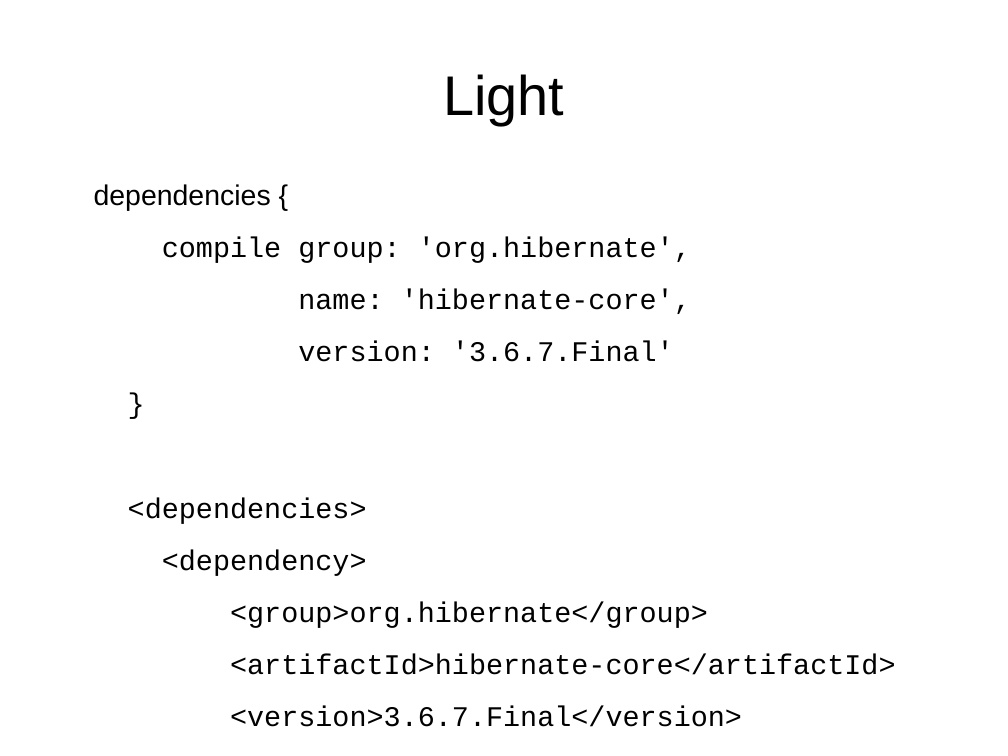
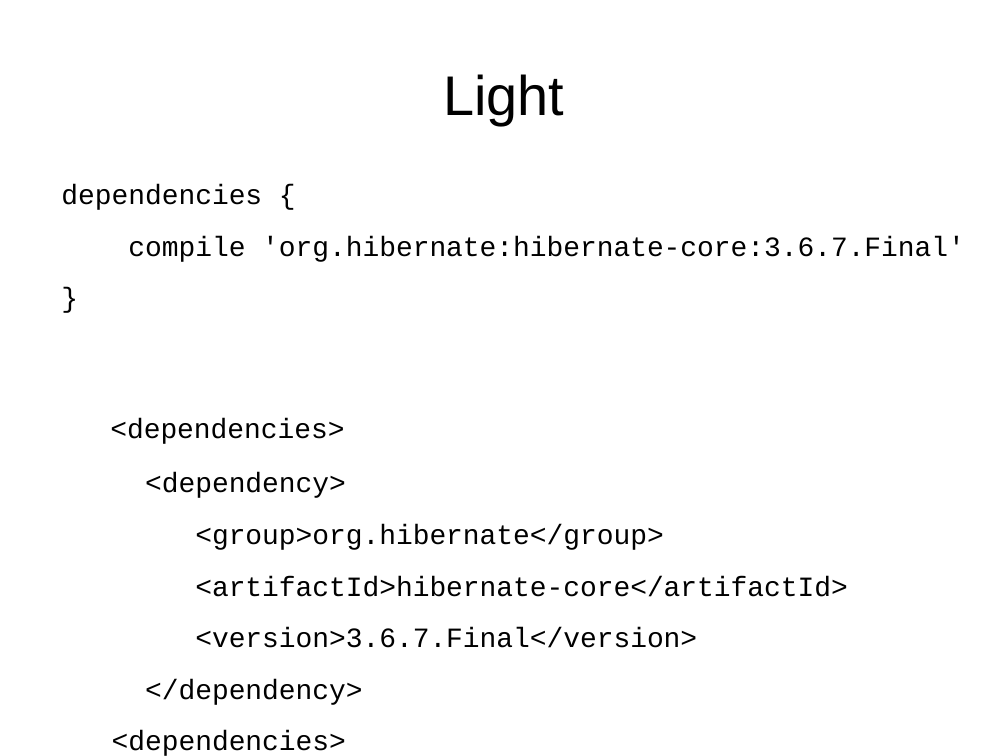
Before and after one commit to wesamhaboush/unittesting-techniques, a slide deck: slide 11 of pres.odp. Drawn at 1008x756 pixels with LibreOffice and Linux fonts; fonts in the diff are those of the drawing. Boxes give left, top, right and bottom in pixels: in the first picture for what was removed or moved away, otherwise in the second. Text is boxed around its words. In the diff, an @@ line names an element or a change of style, - is before the commit and + after.

Commit message:
updated fonts of presentation

```diff
--- a/pres.odp
+++ b/pres.odp
@@ text "dependencies {" moved from (x1=94, y1=184, x2=896, y2=727) to (x1=61, y1=185, x2=965, y2=705) @@
@@ text at (x1=61, y1=185, x2=847, y2=705): size 22.4 to 22 pt in "dependencies {", "}", "<dependencies>", "<dependency>" and 5 more places; font Arial to Courier New in "dependencies {"; indent changed @@
@@ text at (x1=128, y1=236, x2=965, y2=262): text changed; size 22.4 to 22 pt @@
-compile group: 'org.hibernate',
-name: 'hibernate-core',
-version: '3.6.7.Final'
+compile 'org.hibernate:hibernate-core:3.6.7.Final'
```
Also in this commit, not shown: 9 other slides changed.
